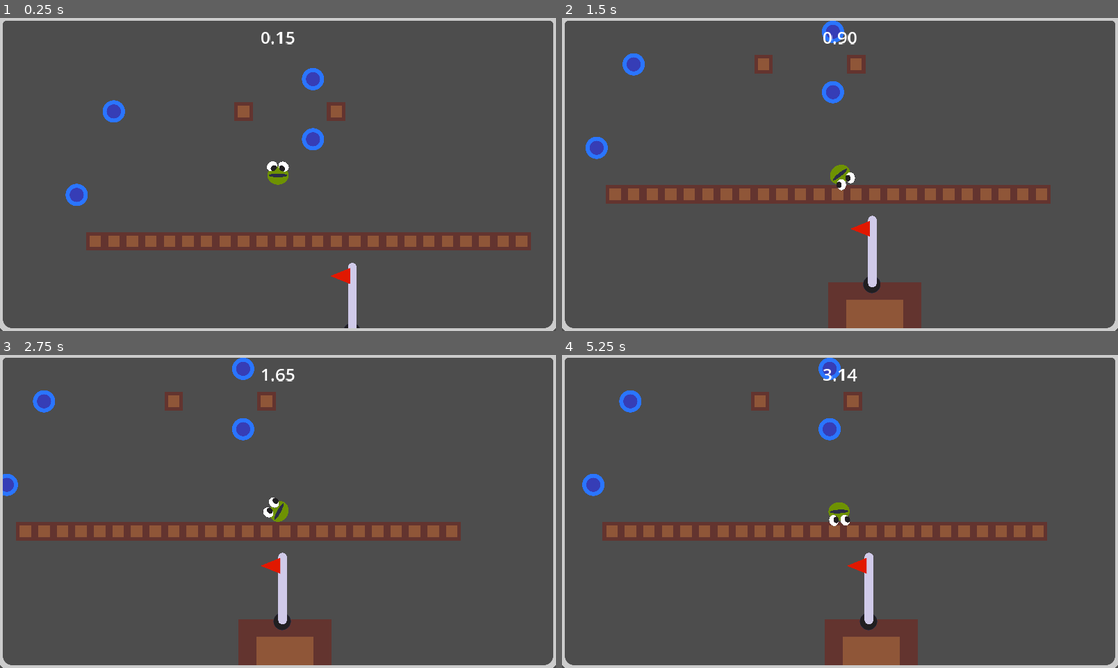
Above: before the commit, frames 1-4 (two rows, left to right).
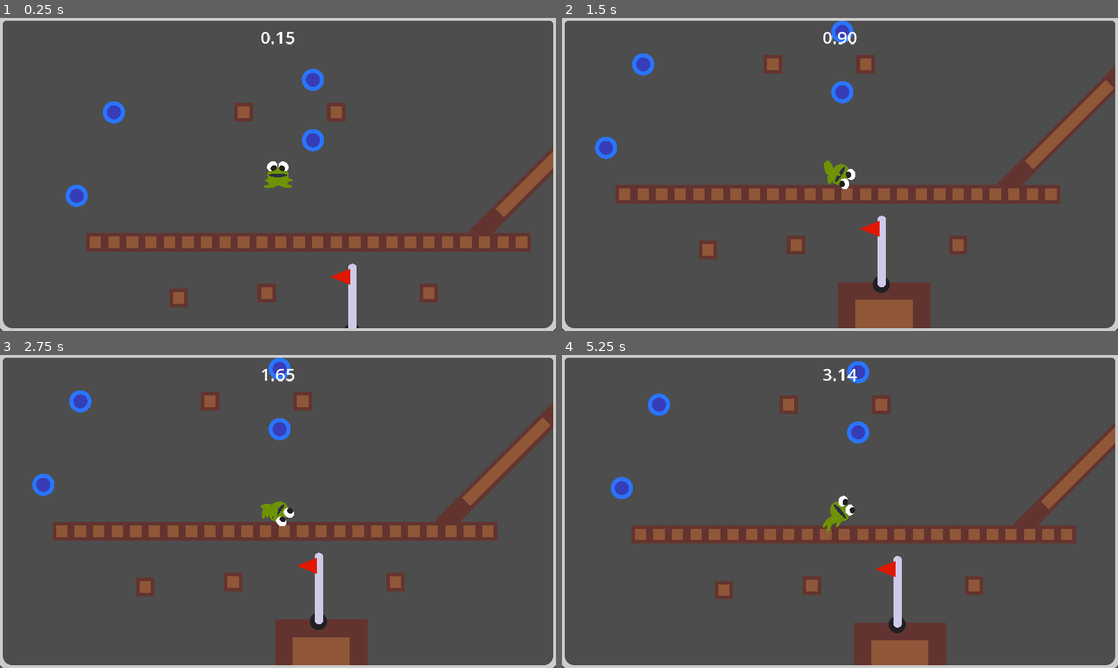
Above: after the commit, the same moments.

Repository: mathew-tran/twodimension
Game: Godot game, scene res://Scenes/Test.tscn
Same seed, same stepped clock (60 frames per second), same inputs: the game is played once before the commit and once after it.
Inputs (mouse positions are in pixels of both pictures, inside the frame that each line leads up to):
- Up to frame 1 (0.25 s): no input
- Up to frame 2 (1.5 s): move the mouse to (962, 158) at 0.52 s; press the mouse at (962, 158) at 0.53 s; hold D (MoveRight) 0.53-1.28 s; move the mouse to (728, 190) at 1.27 s; release the mouse at (728, 190) at 1.28 s; hold S (Down) from 1.28 s (still down); tap Space (Detach) at 1.35 s
- Up to frame 3 (2.75 s): move the mouse to (333, 442) at 2.02 s; release S (Down) at 2.03 s; press the mouse at (333, 442) at 2.03 s; hold D (MoveRight) from 2.03 s (still down)
- Up to frame 4 (5.25 s): move the mouse to (812, 574) at 2.77 s; release D (MoveRight) at 2.78 s; release the mouse at (812, 574) at 2.78 s; hold W (Up) 2.78-3.53 s; tap Space (Detach) at 2.85, 4.35 s; move the mouse to (1006, 558) at 3.52 s; press the mouse at (1006, 558) at 3.53 s; hold A (MoveLeft) 3.53-5.03 s; move the mouse to (673, 464) at 4.27 s; release the mouse at (673, 464) at 4.28 s; move the mouse to (867, 511) at 5.02 s; press the mouse at (867, 511) at 5.03 s; hold S (Down) from 5.03 s (still down)

The runs differ from the first frame. In frame 1, 2.9% of the frame differs, in the area x 11-100%, y 16-100%; in frame 2, 8.2%; in frame 3, 9.5%; in frame 4, 12%, in the area x 3-100%, y 0-100%.

Commit message:
add ragdoll hands and feet for frog

Diff:
--- a/Prefab/Player.tscn
+++ b/Prefab/Player.tscn
@@ -15,6 +15,13 @@
 
 [sub_resource type="CircleShape2D" id="CircleShape2D_fbpeb"]
 radius = 111.041
+
+[sub_resource type="CapsuleShape2D" id="CapsuleShape2D_m6f1t"]
+radius = 23.0
+height = 142.0
+
+[sub_resource type="CapsuleShape2D" id="CapsuleShape2D_wdjje"]
+height = 44.0
 
 [node name="Player" type="RigidBody2D"]
 z_index = 5
@@ -67,4 +74,127 @@
 [node name="CollisionShape2D" type="CollisionShape2D" parent="GoalInteract"]
 shape = SubResource("CircleShape2D_fbpeb")
 
+[node name="JointHeadToTail" type="GrooveJoint2D" parent="."]
+position = Vector2(0, 62)
+node_a = NodePath("..")
+node_b = NodePath("../Tail")
+length = 1.0
+initial_offset = 1.0
+
+[node name="Tail" type="RigidBody2D" parent="."]
+show_behind_parent = true
+position = Vector2(0, 51)
+collision_layer = 0
+mass = 0.1
+
+[node name="Sprite2D" type="Sprite2D" parent="Tail"]
+position = Vector2(0, -4)
+scale = Vector2(0.5, 0.2)
+texture = ExtResource("1_1bxl4")
+
+[node name="CollisionShape2D" type="CollisionShape2D" parent="Tail"]
+rotation = 1.5708
+shape = SubResource("CapsuleShape2D_m6f1t")
+
+[node name="JointBodyToLeftLeg" type="GrooveJoint2D" parent="."]
+position = Vector2(-19, 60)
+node_a = NodePath("../Tail")
+node_b = NodePath("../LeftLeg")
+length = 1.0
+initial_offset = 1.0
+
+[node name="JointBodyToRightLeg" type="GrooveJoint2D" parent="."]
+position = Vector2(17, 60)
+node_a = NodePath("../Tail")
+node_b = NodePath("../RightLeg")
+length = 1.0
+initial_offset = 1.0
+
+[node name="LeftLeg" type="RigidBody2D" parent="."]
+position = Vector2(10, -37)
+collision_layer = 0
+collision_mask = 0
+mass = 0.01
+gravity_scale = 2.0
+angular_damp = 46.672
+
+[node name="Sprite2D" type="Sprite2D" parent="LeftLeg"]
+position = Vector2(-65, 109)
+scale = Vector2(0.3, 0.1)
+texture = ExtResource("1_1bxl4")
+
+[node name="CollisionShape2D" type="CollisionShape2D" parent="LeftLeg"]
+position = Vector2(-65, 108)
+rotation = 1.5708
+shape = SubResource("CapsuleShape2D_wdjje")
+
+[node name="LeftArm" type="RigidBody2D" parent="."]
+position = Vector2(19, -76)
+collision_layer = 0
+collision_mask = 0
+mass = 0.01
+gravity_scale = 2.0
+angular_damp = 46.672
+
+[node name="Sprite2D" type="Sprite2D" parent="LeftArm"]
+position = Vector2(-65, 109)
+scale = Vector2(0.3, 0.1)
+texture = ExtResource("1_1bxl4")
+
+[node name="CollisionShape2D" type="CollisionShape2D" parent="LeftArm"]
+position = Vector2(-65, 108)
+rotation = 1.5708
+shape = SubResource("CapsuleShape2D_wdjje")
+
+[node name="JointBodyToRightArm" type="GrooveJoint2D" parent="."]
+position = Vector2(41, 28)
+node_a = NodePath("../Tail")
+node_b = NodePath("../RightArm")
+length = 1.0
+initial_offset = 1.0
+
+[node name="JointBodyToLeftArm" type="GrooveJoint2D" parent="."]
+position = Vector2(-33, 28)
+node_a = NodePath("../Tail")
+node_b = NodePath("../LeftArm")
+length = 1.0
+initial_offset = 1.0
+
+[node name="RightArm" type="RigidBody2D" parent="."]
+position = Vector2(124, -78)
+collision_layer = 0
+collision_mask = 0
+mass = 0.01
+gravity_scale = 2.0
+angular_damp = 46.672
+
+[node name="Sprite2D" type="Sprite2D" parent="RightArm"]
+position = Vector2(-65, 109)
+scale = Vector2(0.3, 0.1)
+texture = ExtResource("1_1bxl4")
+
+[node name="CollisionShape2D" type="CollisionShape2D" parent="RightArm"]
+position = Vector2(-65, 108)
+rotation = 1.5708
+shape = SubResource("CapsuleShape2D_wdjje")
+
+[node name="RightLeg" type="RigidBody2D" parent="."]
+position = Vector2(121, -39)
+collision_layer = 0
+collision_mask = 0
+mass = 0.01
+gravity_scale = 2.0
+angular_damp = 46.672
+metadata/_edit_group_ = true
+
+[node name="Sprite2D" type="Sprite2D" parent="RightLeg"]
+position = Vector2(-65, 109)
+scale = Vector2(0.3, 0.1)
+texture = ExtResource("1_1bxl4")
+
+[node name="CollisionShape2D" type="CollisionShape2D" parent="RightLeg"]
+position = Vector2(-65, 108)
+rotation = 1.5708
+shape = SubResource("CapsuleShape2D_wdjje")
+
 [connection signal="timeout" from="TongueCooldown" to="." method="_on_tongue_cooldown_timeout"]
--- a/Scenes/Test.tscn
+++ b/Scenes/Test.tscn
@@ -61,6 +61,11 @@
 [node name="Tile16" parent="." instance=ExtResource("2_yiuob")]
 position = Vector2(2496, 960)
 
+[node name="Tile50" parent="." instance=ExtResource("2_yiuob")]
+position = Vector2(2624, 480)
+rotation = 2.35619
+scale = Vector2(10, 1)
+
 [node name="Tile17" parent="." instance=ExtResource("2_yiuob")]
 position = Vector2(2240, 960)
 
@@ -77,7 +82,16 @@
 position = Vector2(4000, 960)
 
 [node name="Tile30" parent="." instance=ExtResource("2_yiuob")]
-position = Vector2(3872, 960)
+position = Vector2(1856, 1312)
+
+[node name="Tile47" parent="." instance=ExtResource("2_yiuob")]
+position = Vector2(736, 1312)
+
+[node name="Tile48" parent="." instance=ExtResource("2_yiuob")]
+position = Vector2(128, 1344)
+
+[node name="Tile49" parent="." instance=ExtResource("2_yiuob")]
+position = Vector2(128, 1344)
 
 [node name="Tile31" parent="." instance=ExtResource("2_yiuob")]
 position = Vector2(7584, 960)
Not shown: 1 places in Prefab/Player.tscn that only renumber resources
